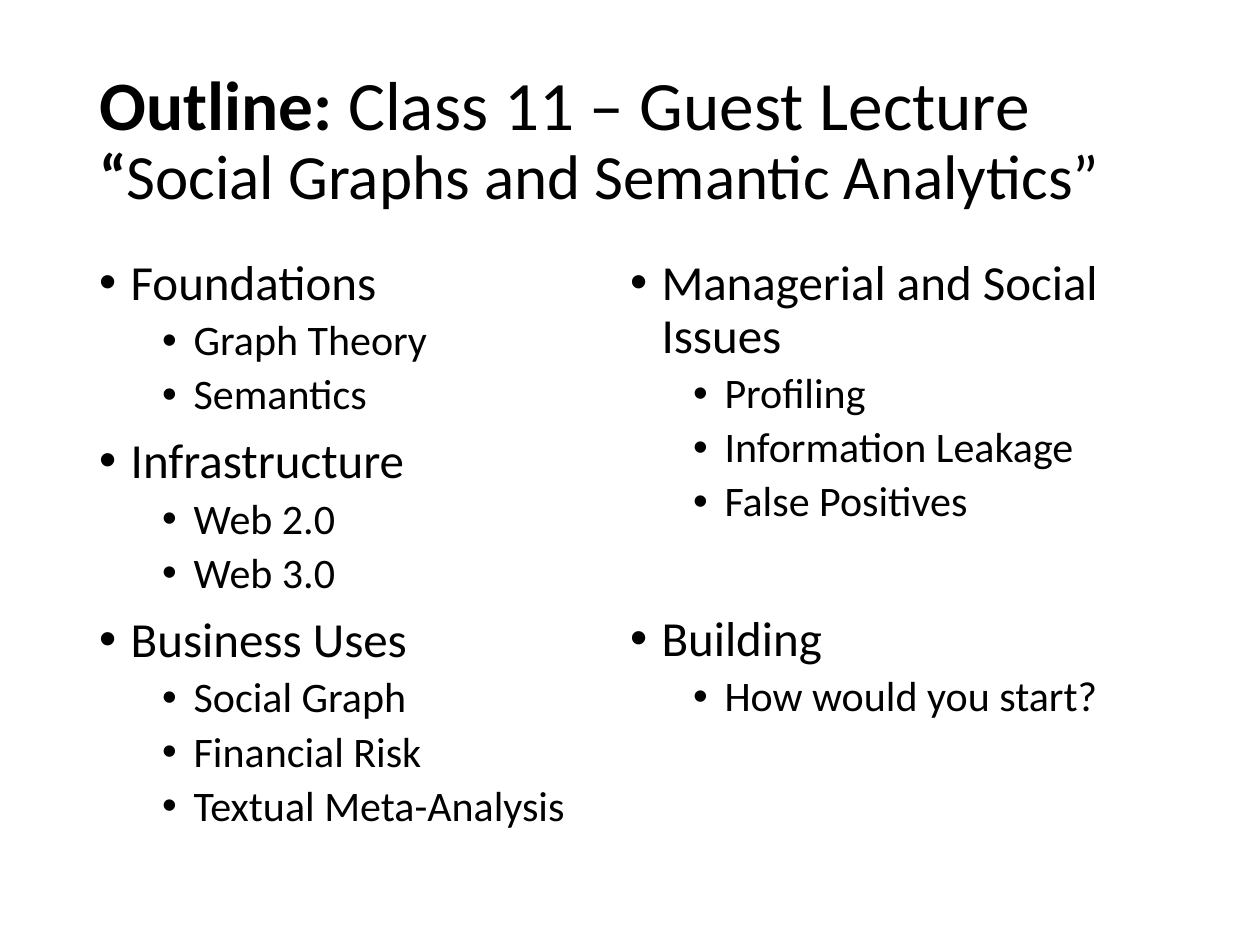
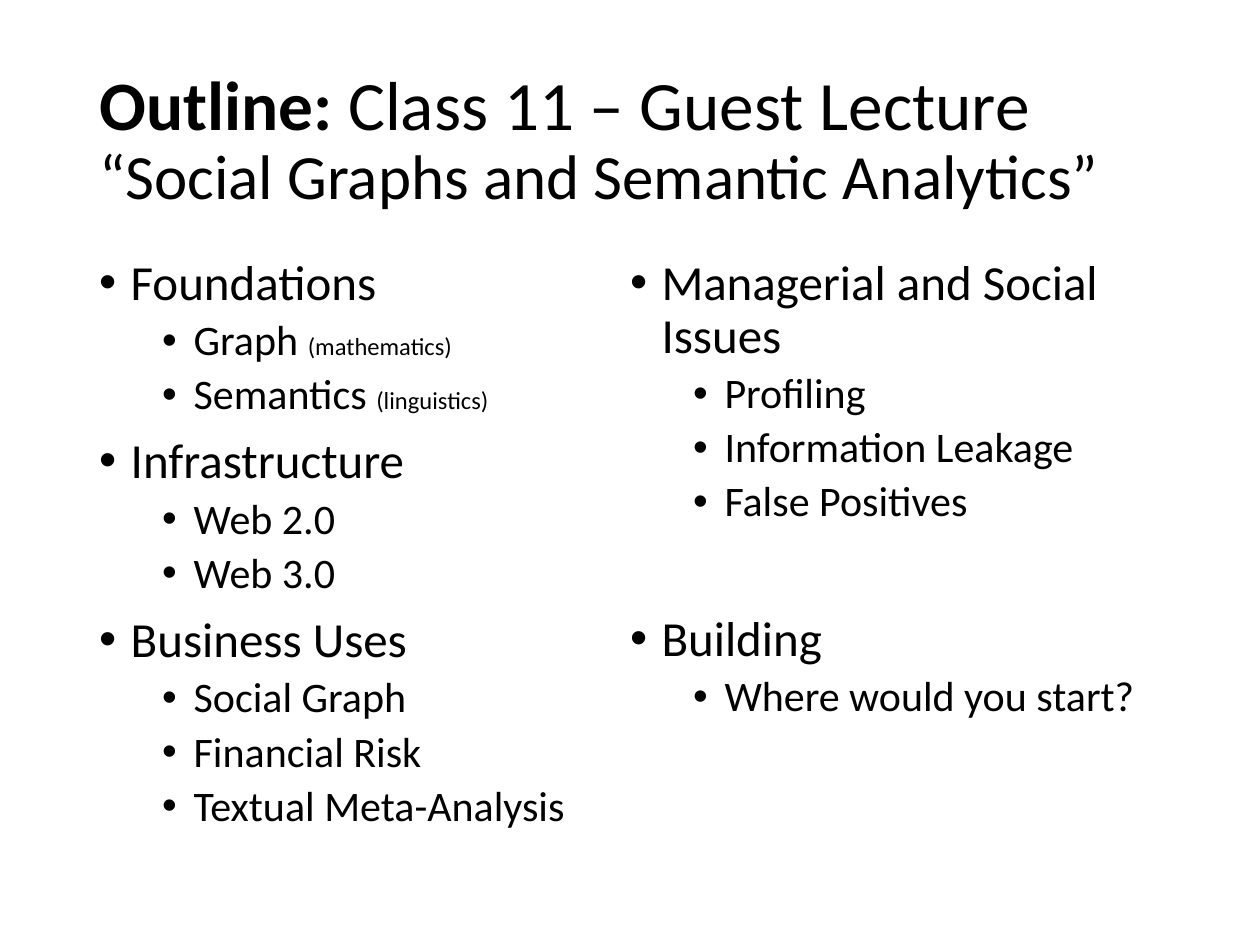
Before and after one commit to colinbellCA/1161.cs330-uwaterloo-sematic_analytics, a slide deck: slide 3 of 1161.cs330-social_graphs_and_semantic_analytics.pptx. Drawn at 1260x945 pixels with LibreOffice and Linux fonts; fonts in the diff are those of the drawing. Boxes give left, top, right and bottom in pixels: in the first picture for what was removed or moved away, otherwise in the second. Text is boxed around its words. In the diff, an @@ line names an element or a change of style, - is before the commit and + after.

```diff
--- a/1161.cs330-social_graphs_and_semantic_analytics.pptx
+++ b/1161.cs330-social_graphs_and_semantic_analytics.pptx
@@ title "Outline: Class 11 – Guest ..." at (99,81,1098,209): bold off in "“Social" @@
@@ text at (194,325,488,414): text changed; size 24 to 14 pt @@
-  • Graph Theory
-  • Semantics
+  • Graph (mathematics)
+  • Semantics (linguistics)
@@ text at (724,681,1134,718): text changed @@
-  • How would you start?
+  • Where would you start?
```
Also in this commit, not shown: 1 other slide changed, 13 slides added, 1 other file.
